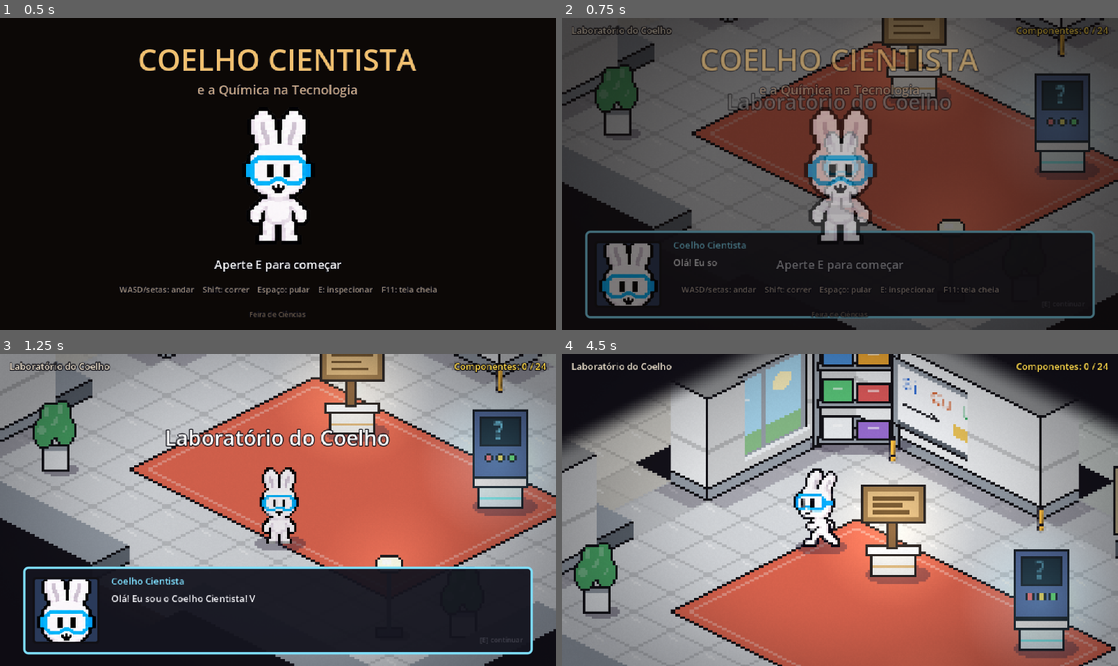
Above: before the commit, frames 1-4 (two rows, left to right).
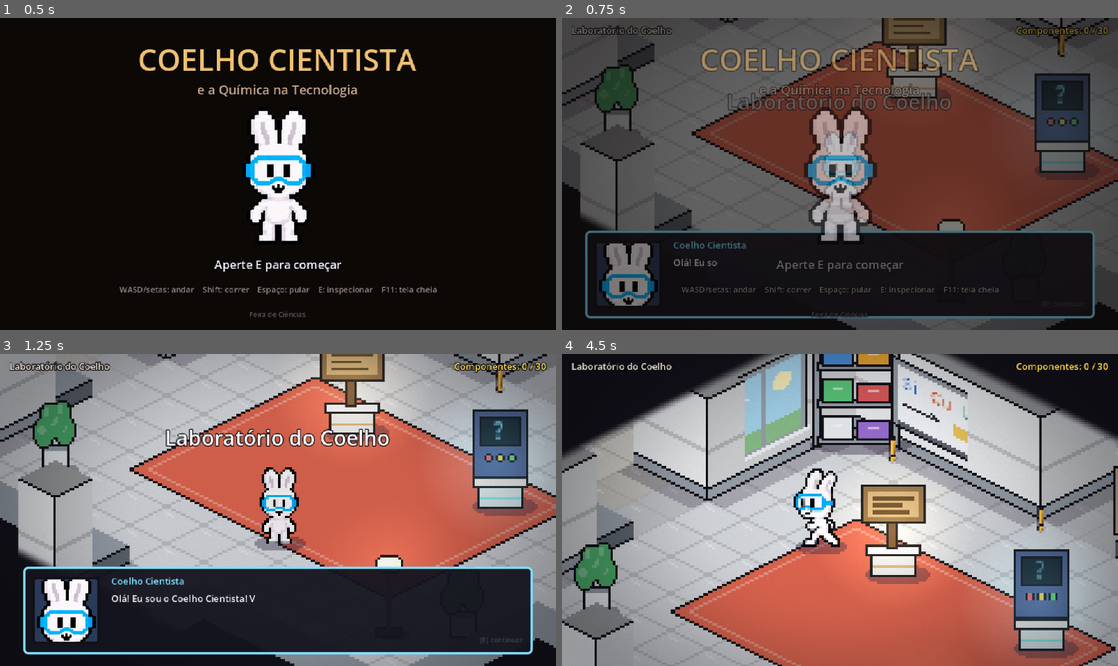
Above: after the commit, the same moments.

Repository: mgprimeatrain/sereia-verdinha
Game: Godot game, scene res://main.tscn
Same seed, same stepped clock (60 frames per second), same inputs: the game is played once before the commit and once after it.
Inputs:
- Up to frame 1 (0.5 s): no input
- Up to frame 2 (0.75 s): tap E (interagir) at 0.5 s; hold D (direita) from 0.53 s (still down); hold Shift (correr) from 0.53 s (still down)
- Up to frame 3 (1.25 s): keep holding D (direita); keep holding Shift (correr); tap Space (pular) at 0.77 s
- Up to frame 4 (4.5 s): tap Space (pular) at 1.25, 1.52, 3.02, 3.77 s; release D (direita) at 1.28 s; release Shift (correr) at 1.28 s; hold S (baixo) 1.28-2.03 s; tap E (interagir) at 1.35 s; tap Enter at 2, 2.1 s; hold D (direita) 2.03-2.78 s; hold W (cima) 2.78-3.53 s; tap Keypad Enter at 2.85 s; hold A (esquerda) from 3.53 s (still down); tap 1 at 3.6 s; tap 2 at 4.35 s

Frame 1 is identical in both runs. In frame 2, 2.0% of the frame differs, in the area x 3-100%, y 0-95%; in frame 3, 3.3%; in frame 4, 7.1%, in the area x 0-100%, y 0-100%.

Commit message:
Rádio, primeiro telefone, sala do computador, mapa e paredes entre salas
- Museu: rádio antigo (galena) e primeiro telefone (microfone de carvão)
- Sala do Computador: SSD, HD, placa de vídeo e memória RAM, com os
  elementos químicos de cada um
- Parede entre duas salas fica alta para a sala de onde ela é o fundo:
  não dá mais para ver uma sala por cima da parede da outra
- Mapa visto de cima em docs/mapa_do_jogo.png (fora do jogo)

Co-Authored-By: Claude Opus 5.5 <noreply@anthropic.com>
Claude-Session: https://claude.ai/code/session_015bSENdJaF3JsvtFufaw19b

Diff:
--- a/jogo-feira/scripts/dados.gd
+++ b/jogo-feira/scripts/dados.gd
@@ -45,6 +45,11 @@
 		"papel": Color("5a2a24"), "madeira": Color("6a4428"), "tapete": Color("6a1a18"),
 		"antigo": true, "escuro": 0.72,
 	},
+	"computador": {
+		"nome": "Sala do Computador", "area": Rect2i(2, 2, 10, 10),
+		"fala": "Aqui ficam as peças de dentro do computador! Cada uma é feita de vários elementos químicos diferentes. Vamos ver quais?",
+		"papel": Color("e2eaf4"), "madeira": Color("d0d4da"), "tapete": Color("4a90d9"),
+	},
 	"materiais": {
 		"nome": "Sala dos Materiais", "area": Rect2i(27, 2, 10, 10),
 		"fala": "A química transforma matérias-primas em peças de tecnologia. Cada material desta sala resolveu um problema dos aparelhos antigos!",
@@ -65,6 +70,7 @@
 	Rect2i(19, 24, 2, 2),  # laboratório - museu
 	Rect2i(32, 24, 2, 2),  # telas - lixo
 	Rect2i(25, 6, 2, 2),  # processamento - materiais
+	Rect2i(12, 6, 3, 2),  # computador - processamento
 ]
 
 ## Componentes que dá para inspecionar.
@@ -72,7 +78,8 @@
 	["boas_vindas", Vector2i(18, 17)], ["terminal_quiz", Vector2i(22, 17)],
 	["fio_cobre", Vector2i(29, 5)], ["contato_ouro", Vector2i(34, 5)], ["plastico", Vector2i(32, 7)],
 	["carcaca_aluminio", Vector2i(29, 9)], ["vidro_tela", Vector2i(34, 9)],
-	["tijolao", Vector2i(21, 28)], ["gabinete_ferro", Vector2i(15, 32)], ["minerio", Vector2i(36, 31)],
+	["tijolao", Vector2i(21, 28)], ["radio", Vector2i(18, 28)], ["telefone", Vector2i(25, 30)],
+	["ssd", Vector2i(4, 5)], ["hd", Vector2i(9, 5)], ["placa_video", Vector2i(4, 9)], ["memoria_ram", Vector2i(9, 9)], ["gabinete_ferro", Vector2i(15, 32)], ["minerio", Vector2i(36, 31)],
 	["pilha_alcalina", Vector2i(4, 17)], ["bateria_litio", Vector2i(7, 20)], ["painel_solar", Vector2i(9, 16)],
 	["wafer", Vector2i(17, 5)], ["transistor", Vector2i(22, 5)], ["processador", Vector2i(17, 9)],
 	["tela_lcd", Vector2i(30, 16)], ["tela_oled", Vector2i(35, 16)], ["tela_touch", Vector2i(29, 21)],
@@ -101,12 +108,16 @@
 	# processamento
 	["bancada_moderna", Vector2i(16, 2)], ["servidor", Vector2i(20, 2)], ["servidor", Vector2i(21, 2)], ["bancada_moderna", Vector2i(23, 2)],
 	["caixas", Vector2i(23, 10)], ["planta", Vector2i(15, 10)], ["cabos", Vector2i(21, 8)],
-	["tabela", Vector2i(18, 1)], ["tela_parede", Vector2i(22, 1)], ["janela_moderna", Vector2i(14, 6)],
+	["tabela", Vector2i(18, 1)], ["tela_parede", Vector2i(22, 1)], ["janela_moderna", Vector2i(14, 10)],
 	# museu
 	["estante", Vector2i(12, 26)], ["armario", Vector2i(16, 26)], ["armario", Vector2i(23, 26)],
 	["estante", Vector2i(27, 26)], ["mesa_vela", Vector2i(20, 30)], ["lampiao", Vector2i(12, 32)],
 	["mesa_vela", Vector2i(27, 32)], ["mesa_vela", Vector2i(12, 29)], ["quadro", Vector2i(14, 25)], ["janela", Vector2i(24, 25)],
 	["tabela", Vector2i(11, 29)],
+	# computador
+	["servidor", Vector2i(2, 2)], ["bancada_moderna", Vector2i(6, 2)], ["estante_metal", Vector2i(10, 2)],
+	["planta", Vector2i(2, 11)], ["caixas", Vector2i(11, 11)], ["luminaria", Vector2i(7, 11)], ["cabos", Vector2i(6, 7)],
+	["tela_parede", Vector2i(4, 1)], ["janela_moderna", Vector2i(9, 1)], ["lousa", Vector2i(1, 7)],
 	# materiais
 	["estante_metal", Vector2i(27, 2)], ["bancada_moderna", Vector2i(31, 2)], ["armario_branco", Vector2i(36, 3)],
 	["planta", Vector2i(36, 10)], ["caixas", Vector2i(28, 11)], ["luminaria", Vector2i(31, 11)],
@@ -256,6 +267,40 @@
 		"curiosidade": "Reciclar alumínio gasta só cerca de 5% da energia que seria usada para fazer alumínio novo a partir do minério!",
 	},
 
+	# ---------- PEÇAS DO COMPUTADOR ----------
+	"ssd": {
+		"nome": "SSD",
+		"forma": "ssd",
+		"cor": Color("4a90d9"),
+		"destaque": "Si",
+		"texto": "O SSD guarda os arquivos em chips de memória feitos de silício, que prendem elétrons em \"gaiolinhas\" minúsculas. Ele não tem nenhuma peça que se mexe!\nElementos: silício (chips), cobre (trilhas), ouro (contatos) e estanho (solda).",
+		"curiosidade": "Como não tem nada girando, o SSD é muito mais rápido que o HD e aguenta melhor uma queda.",
+	},
+	"hd": {
+		"nome": "HD (disco rígido)",
+		"forma": "hd",
+		"cor": Color("b8c0cc"),
+		"destaque": "Co",
+		"texto": "O HD guarda os dados num disco que gira muito rápido. O disco é coberto por uma camada magnética de cobalto (Co) e platina (Pt), e uma agulha com um ímã de neodímio (Nd) magnetiza pedacinhos dessa camada.\nElementos: alumínio ou vidro (disco), cobalto e platina (camada magnética), neodímio (ímã) e cobre (motor).",
+		"curiosidade": "A cabeça que lê os dados voa sobre o disco a uma distância milhares de vezes menor que a espessura de um fio de cabelo!",
+	},
+	"placa_video": {
+		"nome": "Placa de vídeo",
+		"forma": "gpu",
+		"cor": Color("5ac87a"),
+		"destaque": "Si",
+		"texto": "A placa de vídeo desenha as imagens dos jogos e vídeos. O chip dela, de silício, tem bilhões de transistores, e ela esquenta tanto que precisa de um dissipador de metal e de ventoinhas.\nElementos: silício (chip), cobre e alumínio (dissipador), ouro (contatos), tântalo (capacitores) e estanho (solda).",
+		"curiosidade": "O chip de uma placa de vídeo faz trilhões de contas por segundo para desenhar cada cena de um jogo!",
+	},
+	"memoria_ram": {
+		"nome": "Memória RAM",
+		"forma": "ram",
+		"cor": Color("e05a5a"),
+		"destaque": "Si Au",
+		"texto": "A memória RAM guarda o que o computador está usando agora, como o jogo aberto. Ela é feita de chips de silício numa plaquinha, com contatos dourados na ponta.\nElementos: silício (chips), ouro (contatos), cobre (trilhas) e estanho (solda).",
+		"curiosidade": "Quando o computador desliga, a RAM esquece tudo! Por isso é preciso salvar os arquivos no SSD ou no HD.",
+	},
+
 	# ---------- MATERIAIS ----------
 	"fio_cobre": {
 		"nome": "Fio de cobre",
@@ -306,6 +351,22 @@
 		"destaque": "Ni Cd",
 		"texto": "Os primeiros celulares eram enormes e pesavam quase 1 kg! Tinham muito plástico comum e uma bateria pesada de níquel e cádmio (Ni e Cd), que durava pouco: dava para falar só uns 30 minutos.",
 		"curiosidade": "Ele demorava umas 10 horas para carregar e só fazia ligações: nada de fotos, jogos ou internet!",
+	},
+	"radio": {
+		"nome": "Rádio antigo",
+		"forma": "radio",
+		"cor": Color("c88a4a"),
+		"destaque": "Pb S",
+		"texto": "Os primeiros rádios, por volta de 1910, usavam um cristal chamado galena (sulfeto de chumbo, PbS) para captar o sinal, e funcionavam até sem pilha! Depois vieram os rádios de válvula, grandes e com caixa de madeira, que ficavam no meio da sala.",
+		"curiosidade": "O cristal de galena foi um dos primeiros semicondutores usados na tecnologia: um \"avô\" do transistor!",
+	},
+	"telefone": {
+		"nome": "Primeiro telefone (1876)",
+		"forma": "telefone",
+		"cor": Color("3a3a42"),
+		"destaque": "C",
+		"texto": "Em 1876, Alexander Graham Bell patenteou o telefone. Pouco depois, os telefones passaram a usar um microfone com grãozinhos de carvão (carbono, C): a voz apertava os grãos, a eletricidade passava mais ou menos, e o som viajava pelo fio de cobre.",
+		"curiosidade": "Esse microfone de carvão foi usado nos telefones por quase 100 anos!",
 	},
 	"gabinete_ferro": {
 		"nome": "Computador antigo",
--- a/jogo-feira/scripts/desenhos.gd
+++ b/jogo-feira/scripts/desenhos.gd
@@ -78,6 +78,12 @@
 		"gabinete": _gabinete(ci, cor)
 		"minerio": _minerio(ci, cor)
 		"terminal": _terminal(ci, cor, t)
+		"radio": _radio(ci, cor)
+		"telefone": _telefone(ci, cor)
+		"ssd": _ssd(ci, cor)
+		"hd": _hd(ci, cor, t)
+		"gpu": _gpu(ci, cor, t)
+		"ram": _ram(ci, cor)
 		_: caixa(ci, Rect2(-10, -10, 20, 20), cor)
 
 
@@ -458,6 +464,97 @@
 	elipse(ci, Vector2(0, 6), 1.3, 1.3, Color("f0c040"))
 	elipse(ci, Vector2(5, 6), 2, 2, CONTORNO)
 	elipse(ci, Vector2(5, 6), 1.3, 1.3, Color("5ac85a"))
+
+
+static func _radio(ci: CanvasItem, cor: Color) -> void:
+	caixa(ci, Rect2(-14, -12, 28, 22), cor)
+	# topo arredondado de madeira
+	elipse(ci, Vector2(0, -12), 14.5, 5.5, CONTORNO)
+	elipse(ci, Vector2(0, -12), 13.5, 4.5, cor)
+	ci.draw_rect(Rect2(-13, -12, 26, 3), cor)
+	# alto-falante com tecido
+	caixa(ci, Rect2(-11, -9, 13, 12), Color("d8c8a0"))
+	for x in range(-10, 2, 2):
+		ci.draw_line(Vector2(x, -8), Vector2(x, 2), Color("a89870"))
+	# mostrador e botões
+	caixa(ci, Rect2(4, -9, 7, 5), Color("f0e0a0"))
+	ci.draw_line(Vector2(7, -9), Vector2(8, -5), Color("e04a3a"))
+	elipse(ci, Vector2(5.5, 3), 2, 2, CONTORNO)
+	elipse(ci, Vector2(5.5, 3), 1.3, 1.3, Color("5a3a20"))
+	elipse(ci, Vector2(9.5, 3), 2, 2, CONTORNO)
+	elipse(ci, Vector2(9.5, 3), 1.3, 1.3, Color("5a3a20"))
+	ci.draw_rect(Rect2(-13, -11, 26, 1), Color(1, 1, 1, 0.2))
+
+
+static func _telefone(ci: CanvasItem, cor: Color) -> void:
+	# telefone "castiçal": base, haste, bocal e o fone pendurado
+	elipse(ci, Vector2(0, 12), 8, 3, CONTORNO)
+	elipse(ci, Vector2(0, 11), 7, 2.5, cor)
+	caixa(ci, Rect2(-1.5, -10, 3, 21), cor)
+	poligono(ci, PackedVector2Array([Vector2(-4, -15), Vector2(4, -15), Vector2(2, -10), Vector2(-2, -10)]), cor)
+	elipse(ci, Vector2(0, -15), 4.5, 1.8, CONTORNO)
+	elipse(ci, Vector2(0, -15), 3.5, 1.2, Color("15151a"))
+	# gancho e fone
+	ci.draw_line(Vector2(1.5, -4), Vector2(6, -4), CONTORNO, 1.0)
+	caixa(ci, Rect2(6, -8, 3, 11), cor)
+	caixa(ci, Rect2(5, -9, 5, 2), cor)
+	ci.draw_polyline(PackedVector2Array([Vector2(7.5, 3), Vector2(9, 8), Vector2(6, 11), Vector2(2, 12)]), Color("5a3a20"), 1.0)
+	ci.draw_rect(Rect2(-1, -9, 1, 18), Color(1, 1, 1, 0.15))
+
+
+static func _ssd(ci: CanvasItem, cor: Color) -> void:
+	caixa(ci, Rect2(-13, -9, 26, 18), Color("2a2e36"))
+	ci.draw_rect(Rect2(-11, -7, 22, 14), Color("3a404a"))
+	caixa(ci, Rect2(-9, -5, 18, 7), cor)
+	var fonte := ThemeDB.fallback_font
+	ci.draw_string(fonte, Vector2(-9, 1), "SSD", HORIZONTAL_ALIGNMENT_CENTER, 18, 6, Color.WHITE)
+	for i in 6:
+		ci.draw_rect(Rect2(-8 + i * 3, 9, 2, 2), DOURADO)
+
+
+static func _hd(ci: CanvasItem, cor: Color, t: float) -> void:
+	caixa(ci, Rect2(-12, -14, 24, 28), cor)
+	elipse(ci, Vector2(0, -2), 10, 10, CONTORNO)
+	elipse(ci, Vector2(0, -2), 9, 9, Color("d8dce4"))
+	elipse(ci, Vector2(0, -2), 6, 6, Color("c0c6d0"))
+	# reflexo girando no disco
+	var a := t * 6.0
+	ci.draw_line(Vector2(0, -2) + Vector2(cos(a), sin(a)) * 2.5, Vector2(0, -2) + Vector2(cos(a), sin(a)) * 8.5, Color(1, 1, 1, 0.8), 1.0)
+	elipse(ci, Vector2(0, -2), 2, 2, METAL_ESCURO)
+	# braço da agulha
+	ci.draw_line(Vector2(9, 10), Vector2(3, 0), METAL_ESCURO, 2.0)
+	elipse(ci, Vector2(9, 10), 2.5, 2.5, CONTORNO)
+	elipse(ci, Vector2(9, 10), 1.8, 1.8, METAL)
+
+
+static func _gpu(ci: CanvasItem, cor: Color, t: float) -> void:
+	# placa verde com conector dourado embaixo
+	for i in 8:
+		ci.draw_rect(Rect2(-10 + i * 2.5, 9, 1.5, 3), DOURADO)
+	caixa(ci, Rect2(-15, -10, 30, 19), Color("2a7a4a"))
+	# capa preta com ventoinhas
+	caixa(ci, Rect2(-14, -12, 28, 16), Color("26282e"))
+	ci.draw_rect(Rect2(-14, -12, 28, 2), cor)
+	for x in [-7.0, 7.0]:
+		elipse(ci, Vector2(x, -4), 5.5, 5.5, CONTORNO)
+		elipse(ci, Vector2(x, -4), 4.5, 4.5, Color("3a3e46"))
+		var a := t * 10.0
+		for k in 3:
+			var ang := a + k * TAU / 3.0
+			ci.draw_line(Vector2(x, -4), Vector2(x, -4) + Vector2(cos(ang), sin(ang)) * 4.0, METAL, 1.0)
+		elipse(ci, Vector2(x, -4), 1.2, 1.2, cor)
+	# chip aparecendo
+	ci.draw_rect(Rect2(-3, 5, 6, 3), PRATA)
+
+
+static func _ram(ci: CanvasItem, cor: Color) -> void:
+	caixa(ci, Rect2(-15, -7, 30, 14), Color("2a7a4a"))
+	ci.draw_rect(Rect2(-15, -7, 30, 2), cor)
+	for i in 4:
+		caixa(ci, Rect2(-13 + i * 7, -3, 5, 6), Color("1e1e22"))
+	for i in 12:
+		ci.draw_rect(Rect2(-14 + i * 2.4, 7, 1.5, 3), DOURADO)
+	ci.draw_rect(Rect2(-1, 7, 2, 3), Color(0, 0, 0, 0))
 
 
 # ---------------------------------------------------------------- móveis
--- a/jogo-feira/scripts/escuridao.gd
+++ b/jogo-feira/scripts/escuridao.gd
@@ -22,7 +22,7 @@
 	// fora da sala atual fica quase tudo preto
 	vec2 l = vec2(p.y + p.x * 0.5, p.y - p.x * 0.5);
 	float fora = max(max(sala.x - l.x, l.x - sala.z), max(sala.y - l.y, l.y - sala.w));
-	float some = smoothstep(0.0, 14.0, fora);
+	float some = smoothstep(0.0, 6.0, fora);
 	vec2 achata = vec2(1.0, 1.6);
 	float d = distance(p * achata, jogador * achata);
 	float luz = pow(1.0 - smoothstep(0.0, raio_jogador, d), 1.4);
--- a/jogo-feira/scripts/mapa.gd
+++ b/jogo-feira/scripts/mapa.gd
@@ -71,6 +71,8 @@
 func mostrar_sala(id: String) -> void:
 	for item in por_sala:
 		item[0].visible = item[1] == id
+	for c in paredes:
+		paredes[c].usar_sala(id)
 
 
 func eh_chao(c: Vector2i) -> bool:
@@ -112,26 +114,40 @@
 			if not perto_do_chao:
 				continue
 			var parede := Parede.new()
-			# paredes "da frente" (com chão atrás delas) ficam baixas para não tampar a visão
-			parede.alta = not (chao.has(c + Vector2i(0, -1)) or chao.has(c + Vector2i(-1, 0)) or chao.has(c + Vector2i(-1, -1)))
 			parede.face_sul = not _eh_parede(c + Vector2i(0, 1))
 			parede.face_leste = not _eh_parede(c + Vector2i(1, 0))
-			# a parede pertence à sala para onde ela está virada
-			var lado := [Vector2i(0, 1), Vector2i(1, 0), Vector2i(1, 1)] if parede.alta else [Vector2i(0, -1), Vector2i(-1, 0), Vector2i(-1, -1)]
-			var dona := ""
-			for d in lado:
-				var id: String = chao.get(c + d, "")
-				if id != "":
-					dona = id
-					break
-			if dona == "":
-				dona = _sala_vizinha(c)
-			parede.papel = Dados.SALAS[dona]["papel"]
-			parede.antiga = Dados.SALAS[dona].get("antigo", false)
-			por_sala.append([parede, dona])
+			# Uma parede pode separar duas salas. Para a sala que fica "na frente"
+			# dela (chão em +x/+y) ela é a parede do fundo: alta. Para a sala que
+			# fica atrás (chão em -x/-y) ela é a parede da frente: baixinha.
+			for d in [Vector2i(0, 1), Vector2i(1, 0), Vector2i(1, 1), Vector2i(1, -1), Vector2i(-1, 1)]:
+				for id in _salas_em(c + d):
+					parede.salas_fundo[id] = true
+			for d in [Vector2i(0, -1), Vector2i(-1, 0), Vector2i(-1, -1)]:
+				for id in _salas_em(c + d):
+					parede.salas_frente[id] = true
+					parede.salas_fundo.erase(id)
+			parede.usar_sala((parede.salas_fundo.keys() + parede.salas_frente.keys())[0])
 			parede.position = iso(centro(c))
 			add_child(parede)
 			paredes[c] = parede
+
+
+## Salas de uma célula de chão (uma passagem pertence às duas salas que ela liga).
+func _salas_em(c: Vector2i) -> Array:
+	if not chao.has(c):
+		return []
+	var id: String = chao[c]
+	if id != "":
+		return [id]
+	var salas := []
+	for passagem in Dados.PASSAGENS:
+		if passagem.has_point(c):
+			for x in range(passagem.position.x - 1, passagem.end.x + 1):
+				for y in range(passagem.position.y - 1, passagem.end.y + 1):
+					var outra: String = chao.get(Vector2i(x, y), "")
+					if outra != "" and outra not in salas:
+						salas.append(outra)
+	return salas
 
 
 func _eh_parede(c: Vector2i) -> bool:
--- a/jogo-feira/scripts/parede.gd
+++ b/jogo-feira/scripts/parede.gd
@@ -14,10 +14,23 @@
 var face_leste := true
 var papel := Color("3a2a1e")
 var antiga := false  # museu: papel de parede e rodapé de madeira; senão, parede lisa moderna
+var salas_fundo := {}  # salas para as quais esta é uma parede do fundo (alta)
+var salas_frente := {}  # salas para as quais esta é uma parede da frente (baixa)
 
 
-func _ready() -> void:
+## Ajusta a parede para a sala onde o coelho está: some se não for dessa sala,
+## e fica alta ou baixa conforme o lado da sala em que ela está.
+func usar_sala(id: String) -> void:
+	visible = salas_fundo.has(id) or salas_frente.has(id)
+	if not visible:
+		return
+	alta = not salas_frente.has(id)
+	papel = Dados.SALAS[id]["papel"]
+	antiga = Dados.SALAS[id].get("antigo", false)
 	set_process(alta)
+	if not alta:
+		modulate.a = 1.0
+	queue_redraw()
 
 
 func _process(delta: float) -> void:
Not shown, added: jogo-feira/docs/.gdignore
Binary file added: jogo-feira/docs/mapa_do_jogo.png
Not shown, changed: jogo-feira/LEIA-ME.md
